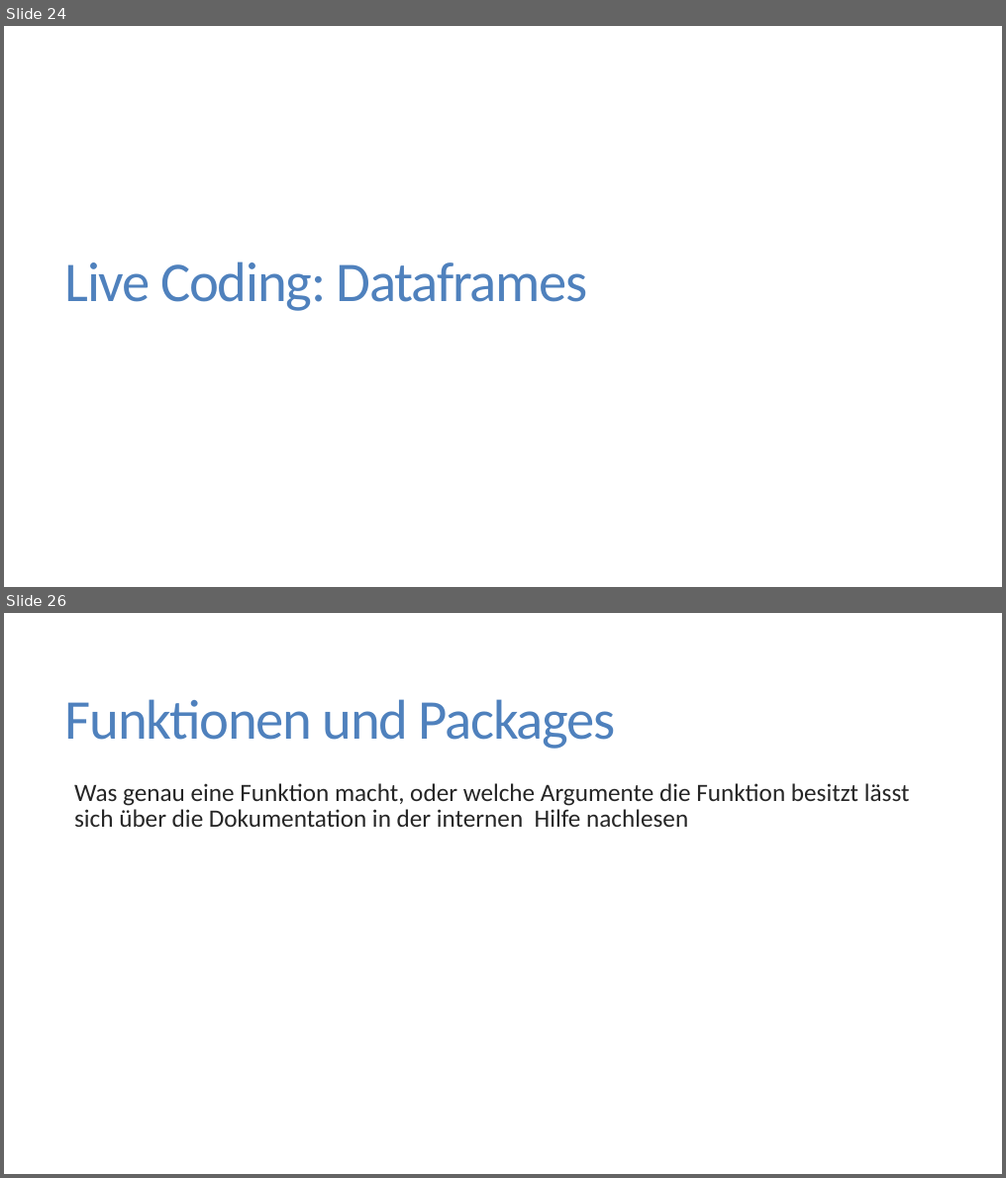
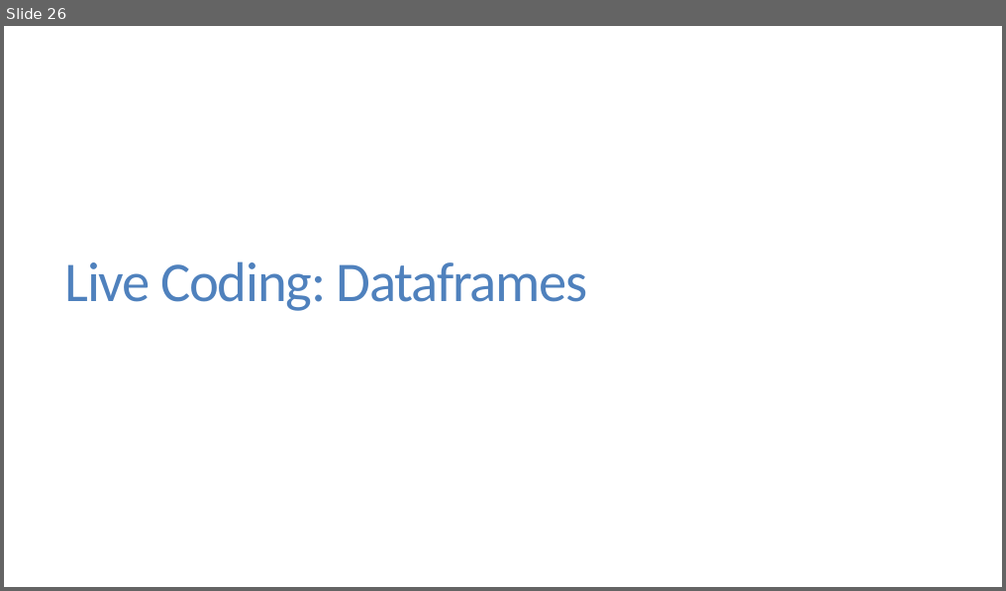
Before and after one commit to FlorianKeppeler/RKurs, a slide deck: Einführung in R.pptx. Shown one above the other, each under a label of ours: slides 24 and 26 before the commit, slide 26 after it; the slides between them are not shown. The pictures are 1006x1178 and 1006x591 pixels, drawn with LibreOffice and Linux fonts; fonts in the diff are those of the drawing. Boxes give left, top, right and bottom in pixels: in the first picture for what was removed or moved away, otherwise in the second. Text is boxed around its words. In the diff, an @@ line names an element or a change of style, - is before the commit and + after.

```diff
--- a/Einführung in R.pptx
+++ b/Einführung in R.pptx
@@ slide 26 removed at (4,613,1002,1174), background #FFFFFF @@
@@ title removed at (65,699,616,749) @@
-Funktionen und Packages
@@ text removed at (74,783,910,827) @@
-  Was genau eine Funktion macht, oder welche Argumente die Funktion besitzt lässt sich über die Dokumentation in der internen Hilfe nachlesen
@@ what was slide 24 is now slide 26 @@
```
Also in this commit, not shown: 1 slide changed, 3 slides added, 2 other files.
